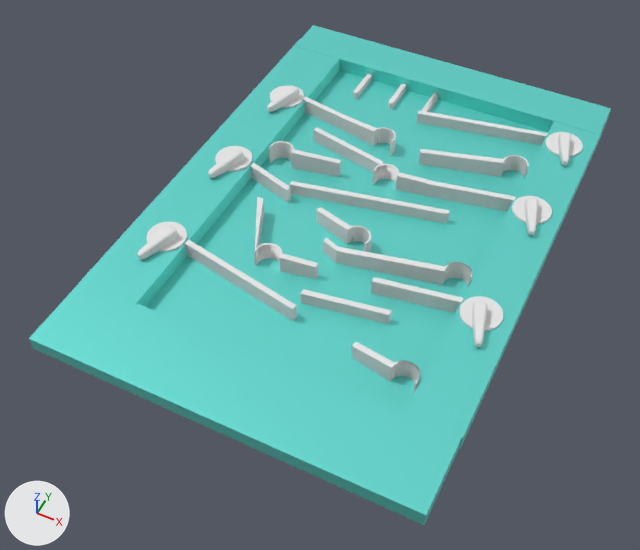
Before and after pictures for a commit that changed the FBX model Assets/gamba1707/10yen/10yen.fbx.
Rendered twice from a 50 mm camera at (13.0, -31.3, 38.0) aimed at (-0.7, -3.8, 3.7). Every picture has the same lights, and +X, +Y and +Z are marked at lower left. Where no turn or scale is listed for an object, it has been applied to the vertices.

Before the edit, the objects in view are built like this:
```python
ob_cube_002 = bpy.data.objects.new('Cube.002', me_cube_009)
ob_cube_002.location = (7.33, -0.04, 5.86)
ob_cube_005 = bpy.data.objects.new('Cube.005', me_cube_013)
ob_cube_005.location = (0.0, -0.76, 0.0)
ob_円柱 = bpy.data.objects.new('円柱', me_円柱_001)
ob_円柱.location = (8.04, -4.79, 6.32)
ob_立方体_立方体_001 = bpy.data.objects.new('立方体_立方体.001', me_立方体_立方体_002)
ob_立方体_立方体_001.location = (7.78, -4.73, 6.42)
ob_立方体_立方体_002 = bpy.data.objects.new('立方体_立方体.002', me_立方体_立方体_001)
ob_立方体_立方体_002.location = (7.78, 3.01, 6.42)
ob_立方体_立方体_003 = bpy.data.objects.new('立方体_立方体.003', me_立方体_立方体_003)
ob_立方体_立方体_003.location = (7.78, 8.87, 6.42)
ob_立方体_立方体_004 = bpy.data.objects.new('立方体_立方体.004', me_立方体_立方体_004)
ob_立方体_立方体_004.location = (-7.43, -6.88, 6.42)
ob_立方体_立方体_005 = bpy.data.objects.new('立方体_立方体.005', me_立方体_立方体_005)
ob_立方体_立方体_005.location = (-7.43, -0.34, 6.42)
ob_立方体_立方体_006 = bpy.data.objects.new('立方体_立方体.006', me_立方体_立方体_006)
ob_立方体_立方体_006.location = (-7.35, 5.94, 6.45)
# also in view: '立方体' at (2.5, -8.5, 5.9); 'Cube.003' at (-8.1, -0.1, 5.9); '立方体.001' at (1.9, -5.8, 5.8); '立方体.003' at (0.4, 1.6, 5.9); '立方体.005' at (1.2, 9.1, 5.0)
```
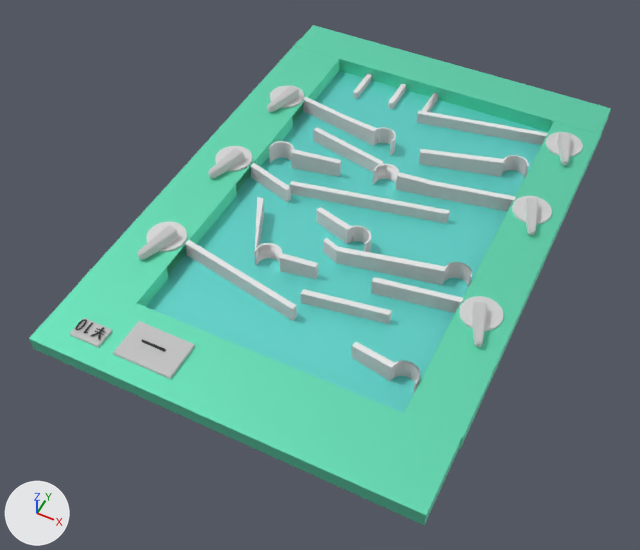
Where the change shows, as pixel boxes (x1, y1, x2, y2) in the pictures (640 x 550 px):
'Cube.005', recoloured (cyan to green): (29, 280, 462, 525) in both
'Cube.004', recoloured (cyan to green): (295, 25, 611, 134) in both
'立方体.007', added: after (113, 321, 195, 379)
'円柱', recoloured: (459, 296, 503, 331) in both
'立方体_立方体.004', surface changed: (138, 225, 178, 260) in both
'円柱.001', recoloured: (512, 196, 552, 224) in both
'立方体.008', added: after (70, 318, 112, 348)
'円柱.003', recoloured: (146, 222, 187, 252) in both
'立方体_立方体.001', surface changed: (472, 302, 487, 347) in both
'立方体_立方体.005', surface changed: (208, 148, 244, 178) in both
'円柱.002', recoloured: (545, 132, 583, 157) in both
'立方体_立方体.002', surface changed: (524, 198, 538, 236) in both
'立方体_立方体.006', surface changed: (267, 85, 299, 112) in both
'立方体_立方体.003', surface changed: (557, 132, 571, 166) in both
'テキスト', added: after (75, 319, 106, 340)
'立方体.009', added: after (141, 339, 166, 352)
part 1 of me_cube_009, added (green): after (404, 121, 604, 446)
part 2 of me_cube_011, added (green): after (82, 39, 340, 307)

Edits to the bpy script that builds the scene:
```text
Change mat_マテリアル_008:
    mat_マテリアル_008.metallic: 0.0 -> 1.0
Change me_cube_009:
    remove me_cube_009.from_pydata(...)  # 8 vertices, 6 faces; spans x -0.4..2.3, y -11.3..11.3, z -0.4..0.4
    remove me_cube_009.materials.append(mat_material_004)  # cyan #6fe7de
    add me_cube_009.from_pydata(...)  # 80 vertices, 72 faces; spans x -0.4..2.3, y -11.3..11.3, z -0.4..0.4
    me_cube_009 part 1: 72 vertices added at x -0.4..2.3, y -9.9..9.9, z -0.4..0.4
    add me_cube_009.materials.append(mat_material_005)  # green #7ce5c6
Change me_cube_012:
    where me_cube_012.from_pydata(...)  # 8 vertices, 6 faces; spans x -9.6..9.5, y 10.4..13.0, z 5.4..6.3
    remove me_cube_012.materials.append(mat_material_004)  # cyan #6fe7de
    add me_cube_012.materials.append(mat_material_001)  # green #7ce5c6
Change me_円柱_003:
    where me_円柱_003.from_pydata(...)  # 64 vertices, 34 faces; spans x -1.0..1.0, y -1.0..1.0, z -0.06..0.06
    add me_円柱_003.materials.append(mat_マテリアル_004)  # white #e7e7e7
Change me_円柱_004:
    where me_円柱_004.from_pydata(...)  # 64 vertices, 34 faces; spans x -1.0..1.0, y -1.0..1.0, z -0.06..0.06
    add me_円柱_004.materials.append(mat_マテリアル_004)  # white #e7e7e7
Change me_cube_013:
    where me_cube_013.from_pydata(...)  # 8 vertices, 6 faces; spans x -9.7..9.5, y -14.5..-10.6, z 5.4..6.3
    remove me_cube_013.materials.append(mat_material_004)  # cyan #6fe7de
    add me_cube_013.materials.append(mat_material_005)  # green #7ce5c6
Change me_cube_011:
    remove me_cube_011.from_pydata(...)  # 8 vertices, 6 faces; spans x -9.7..-6.5, y -11.5..11.3, z 5.4..6.3
    remove me_cube_011.materials.append(mat_material_004)  # cyan #6fe7de
    add me_cube_011.from_pydata(...)  # 68 vertices, 62 faces; spans x -9.7..-6.5, y -11.5..11.3, z 5.4..6.3
    me_cube_011 part 2: 60 vertices added at x -9.7..-6.5, y -10.1..9.9, z 5.4..6.3
    add me_cube_011.materials.append(mat_material_002)  # green #7ce5c6
Change me_円柱_001:
    where me_円柱_001.from_pydata(...)  # 64 vertices, 34 faces; spans x -1.0..1.0, y -1.0..1.0, z -0.06..0.06
    add me_円柱_001.materials.append(mat_マテリアル_004)  # white #e7e7e7
Change me_円柱_002:
    where me_円柱_002.from_pydata(...)  # 64 vertices, 34 faces; spans x -1.0..1.0, y -1.0..1.0, z -0.06..0.06
    add me_円柱_002.materials.append(mat_マテリアル_004)  # white #e7e7e7
Add ob_立方体_007:
    ob_立方体_007 = bpy.data.objects.new('立方体.007', me_立方体)  # a box spanning x -1.49..1.49, y -1.0..1.0, z -1.0..1.0; in mat_マテリアル_002 (white #e7e7e7)
    ob_立方体_007.location = (-4.23, -13.27, 5.45)
Add ob_テキスト:
    ob_テキスト = bpy.data.objects.new('テキスト', me_テキスト)  # 196 vertices, 192 faces; spans x -1.571..-0.108, y -0.647..0.038, z 0.0..0.003; in mat_マテリアル (black #000000)
    ob_テキスト.location = (-6.47, -13.35, 6.5)
Add ob_立方体_009:
    ob_立方体_009 = bpy.data.objects.new('立方体.009', me_立方体_002)  # a box spanning x -0.62..0.62, y -0.05..0.05, z -1.0..1.0; in mat_マテリアル_001 (black #000000)
    ob_立方体_009.location = (-4.31, -13.16, 5.53)
Add ob_立方体_008:
    ob_立方体_008 = bpy.data.objects.new('立方体.008', me_立方体_001)  # a box spanning x -0.77..0.77, y -0.52..0.52, z -0.52..0.52; in mat_マテリアル_003 (white #e7e7e7)
    ob_立方体_008.location = (-7.31, -13.74, 5.91)
```
